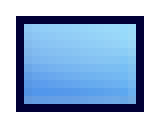
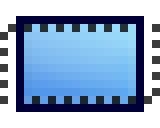
Layer changes from the first 160×128 image to the second:
added group "other" with 6 layers above "Arrière-plan" over [0, 24, 160, 104]
showed "fill", moved it into group "other" over [0, 24, 160, 104]
moved "Calque 6" into group "other" over [24, 24, 136, 104]
